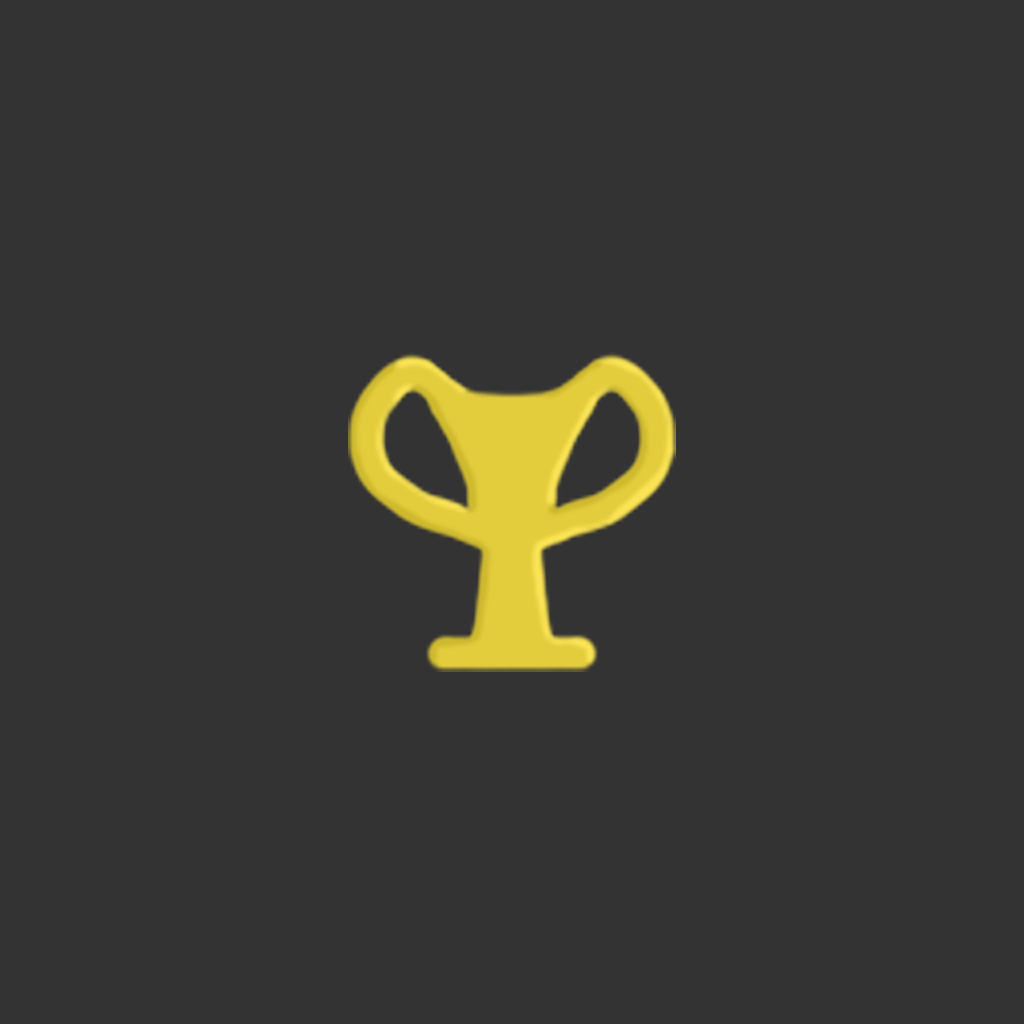
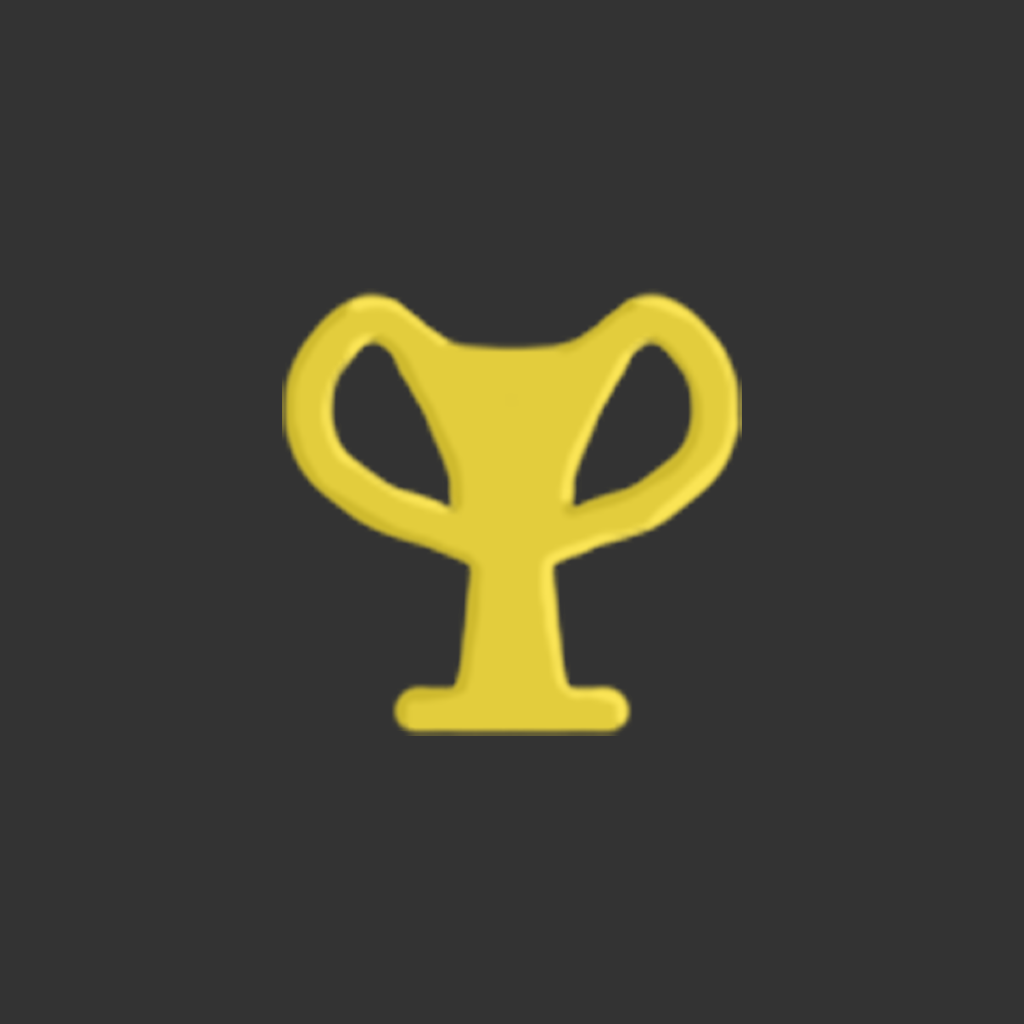
Before/after of a 1024 × 1024 layered artwork. What changed in the layer stack:
painted on "Layer 3" over [282, 289, 742, 731]
painted on "Layer 2" over [282, 288, 742, 736]
